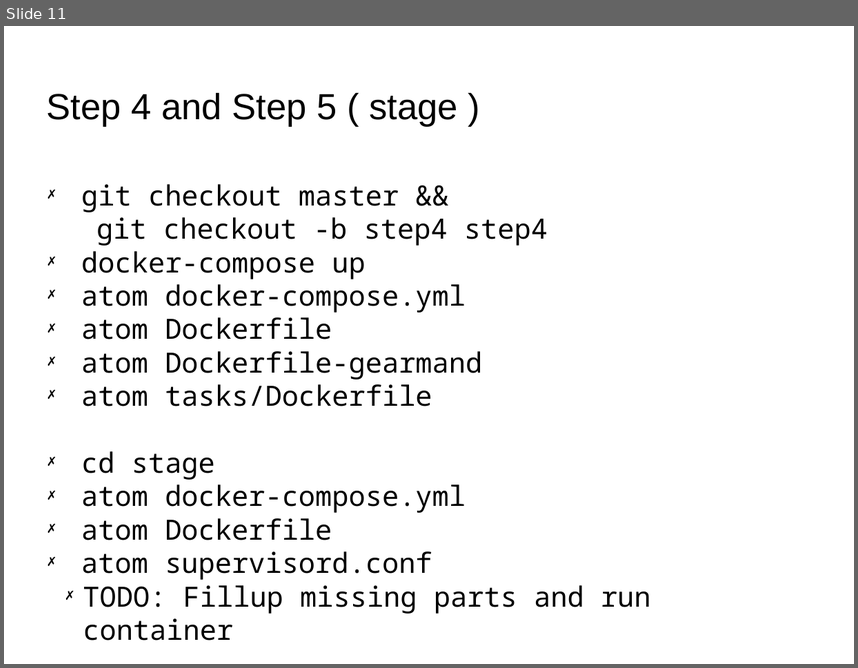
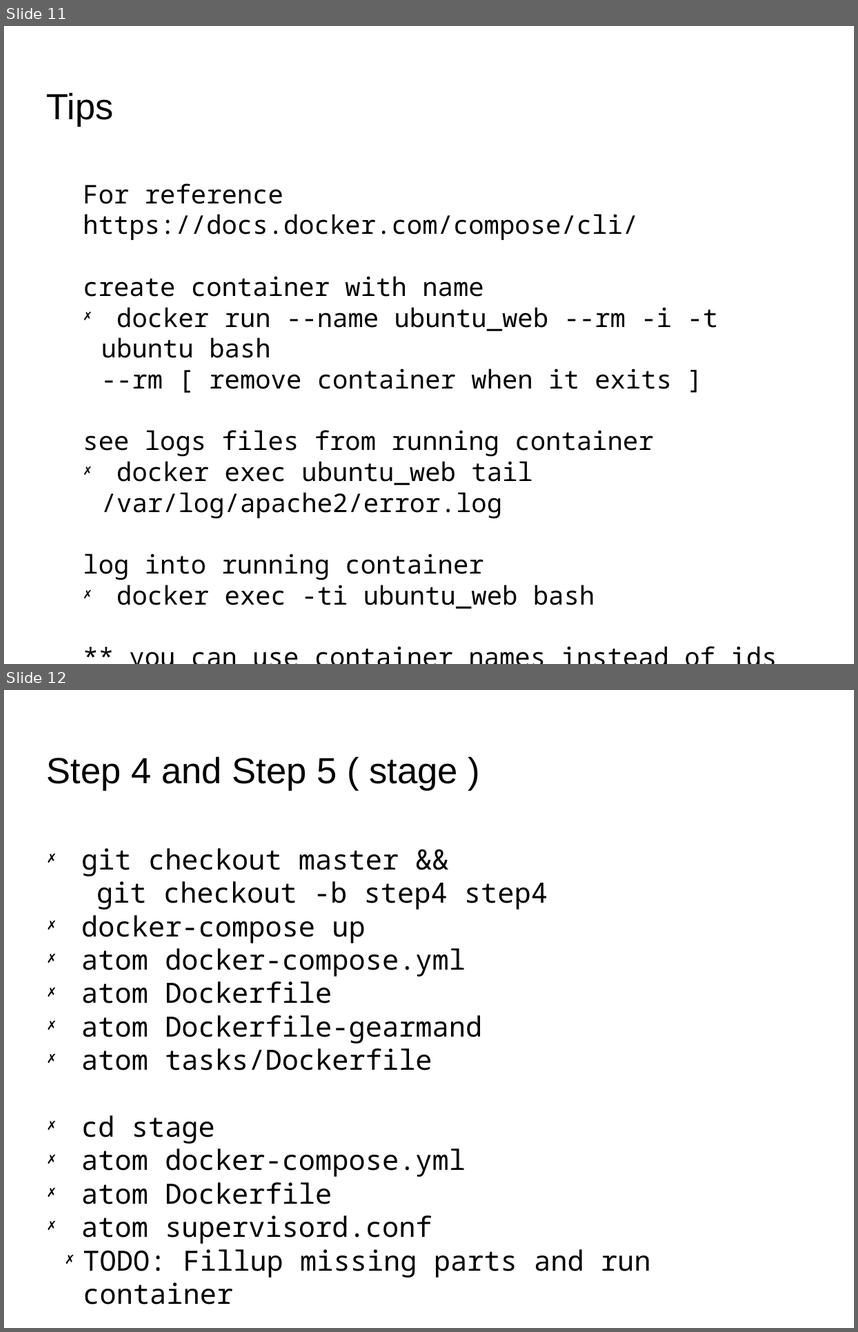
Before and after one commit to idwaker/lfdocker, a slide deck: slides.odp. Shown one above the other, each under a label of ours: slide 11 before the commit, slides 11 and 12 after it. The pictures are 858x668 and 858x1332 pixels, drawn with LibreOffice and Linux fonts; fonts in the diff are those of the drawing; background and template pictures are left out. Boxes give left, top, right and bottom in pixels: in the first picture for what was removed or moved away, otherwise in the second. Text is boxed around its words. In the diff, an @@ line names an element or a change of style, - is before the commit and + after.

```diff
--- a/slides.odp
+++ b/slides.odp
@@ slide 11 added at [4, 26, 854, 664], background picture (left out) @@
@@ title added at [47, 93, 114, 127], 33.9 pt, text #000000 @@
+Tips
@@ subtitle added at [83, 183, 718, 608], 24 pt, text #000000 @@
+  For reference
+https://docs.docker.com/compose/cli/
+  create container with name
+✗ docker run --name ubuntu_web --rm -i -t ubuntu bash
+    --rm [ remove container when it exits ]
+  see logs files from running container
+✗ docker exec ubuntu_web tail /var/log/apache2/error.log
+  log into running container
+✗ docker exec -ti ubuntu_web bash
+  ** you can use container names instead of ids
@@ what was slide 11 is now slide 12 @@
```
Also in this commit, not shown: 1 slide changed, 2 other files.
